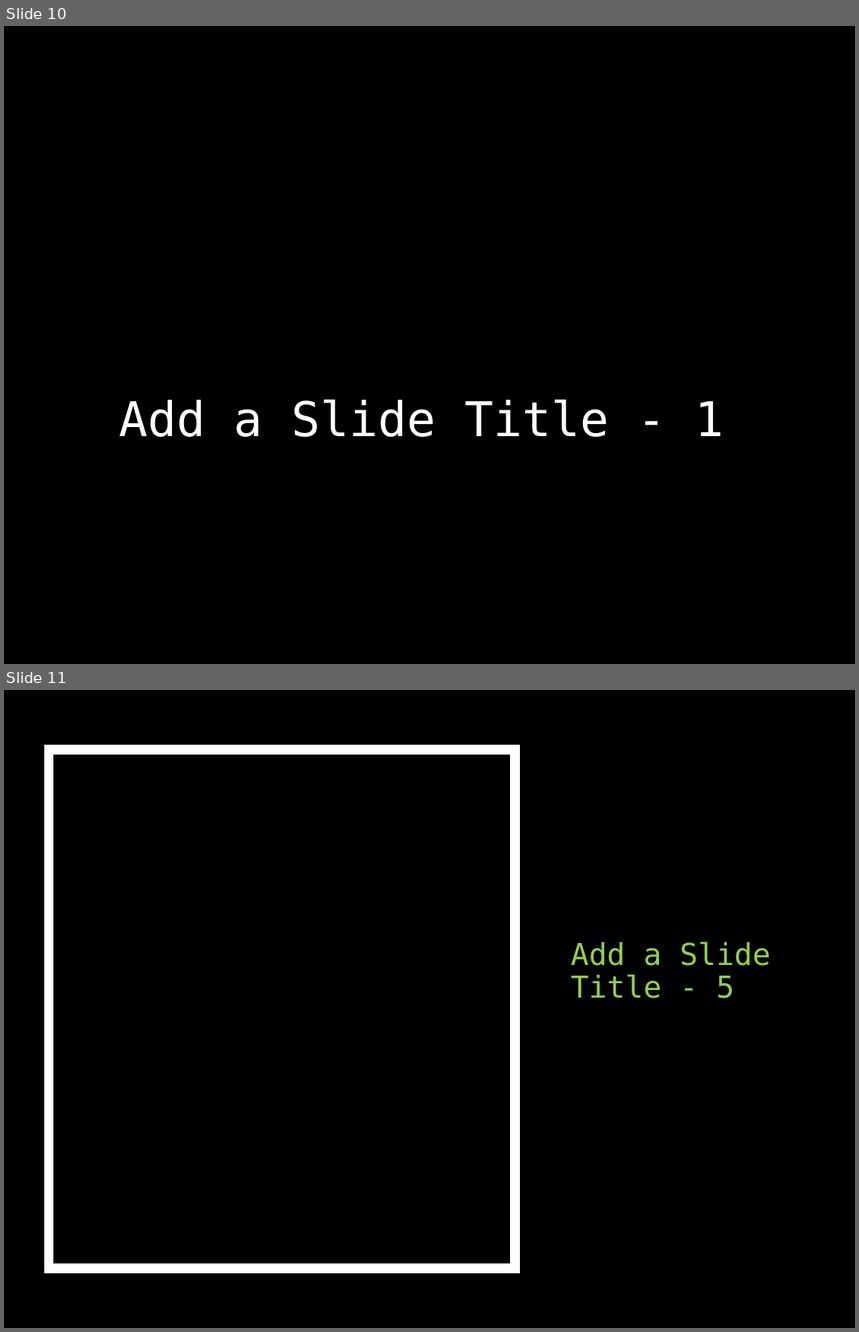
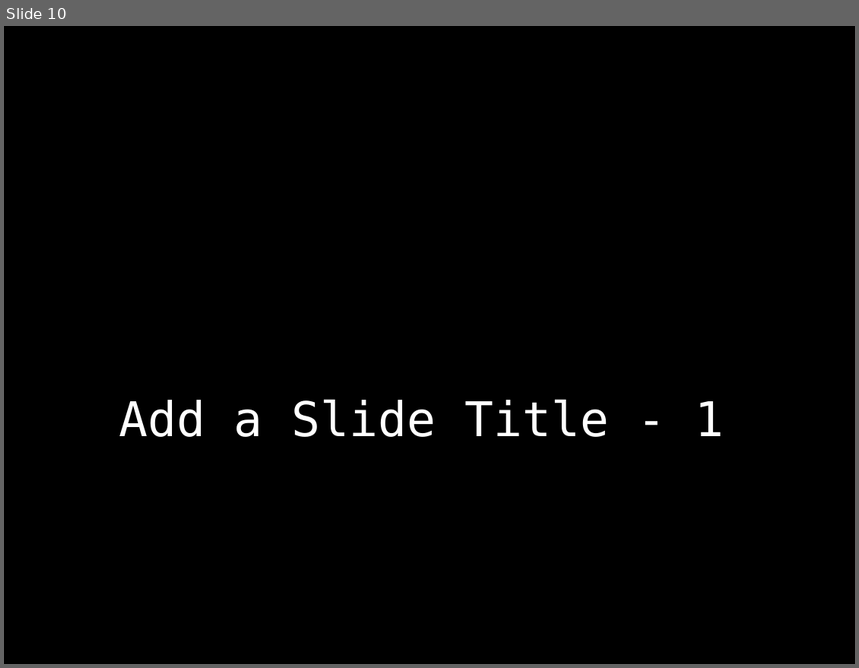
Before and after one commit to davidjaimes/pain-pills-in-the-usa, a slide deck: Prescription Pain Pills.pptx. Shown one above the other, each under a label of ours: slides 10 and 11 before the commit, slide 10 after it. The pictures are 859x1332 and 859x668 pixels, drawn with LibreOffice and Linux fonts; fonts in the diff are those of the drawing. Boxes give left, top, right and bottom in pixels: in the first picture for what was removed or moved away, otherwise in the second. Text is boxed around its words. In the diff, an @@ line names an element or a change of style, - is before the commit and + after.

```diff
--- a/Prescription Pain Pills.pptx
+++ b/Prescription Pain Pills.pptx
@@ slide 11 removed at (4, 690, 855, 1328), background #000000 @@
@@ rectangle removed at (49, 749, 515, 1269) @@
@@ title removed at (571, 942, 771, 999) @@
-Add a Slide Title - 5
```
Also in this commit, not shown: 2 slides added, 2 other slides removed, 1 other file.
